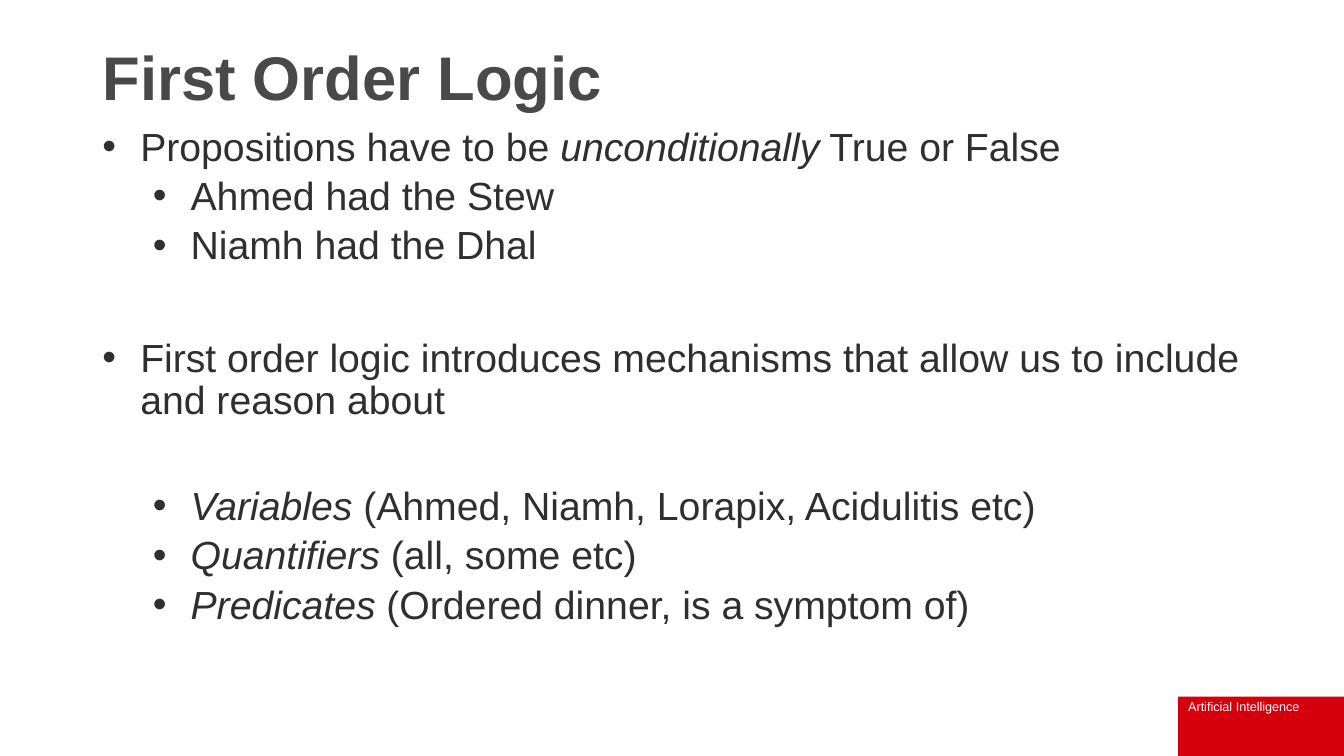
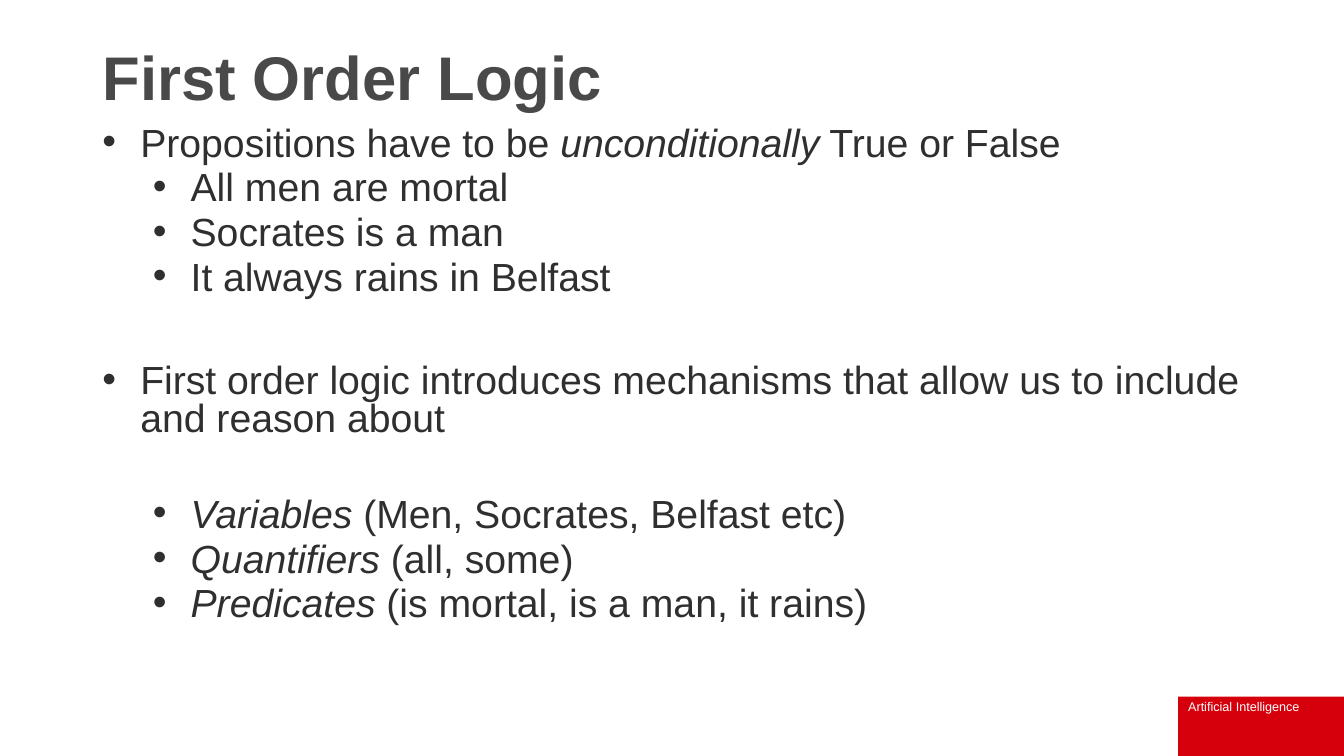
Before and after one commit to IainStyles/Knowledge-Engineering-2025, a slide deck: slide 4 of slides/ECS8052 Week 3 2025-09-25.pptx (slide 85 before the commit). Drawn at 1344x756 pixels with LibreOffice and Linux fonts; fonts in the diff are those of the drawing; background and template pictures are left out. Boxes give left, top, right and bottom in pixels: in the first picture for what was removed or moved away, otherwise in the second. Text is boxed around its words. In the diff, an @@ line names an element or a change of style, - is before the commit and + after.

```diff
--- a/slides/ECS8052 Week 3 2025-09-25.pptx
+++ b/slides/ECS8052 Week 3 2025-09-25.pptx
@@ text at (x1=140, y1=128, x2=1239, y2=433): line spacing 0.9 to 0.8 @@
@@ text at (x1=191, y1=172, x2=611, y2=299): text changed @@
-  • Ahmed had the Stew
-  • Niamh had the Dhal
+  • All men are mortal
+  • Socrates is a man
+  • It always rains in Belfast
@@ text at (x1=191, y1=499, x2=867, y2=625): text changed @@
-  • Variables (Ahmed, Niamh, Lorapix, Acidulitis etc)
-  • Quantifiers (all, some etc)
-  • Predicates (Ordered dinner, is a symptom of)
+  • Variables (Men, Socrates, Belfast etc)
+  • Quantifiers (all, some)
+  • Predicates (is mortal, is a man, it rains)
```
Also in this commit, not shown: 21 other slides changed, 8 slides added, 82 slides removed, 6 other files.
